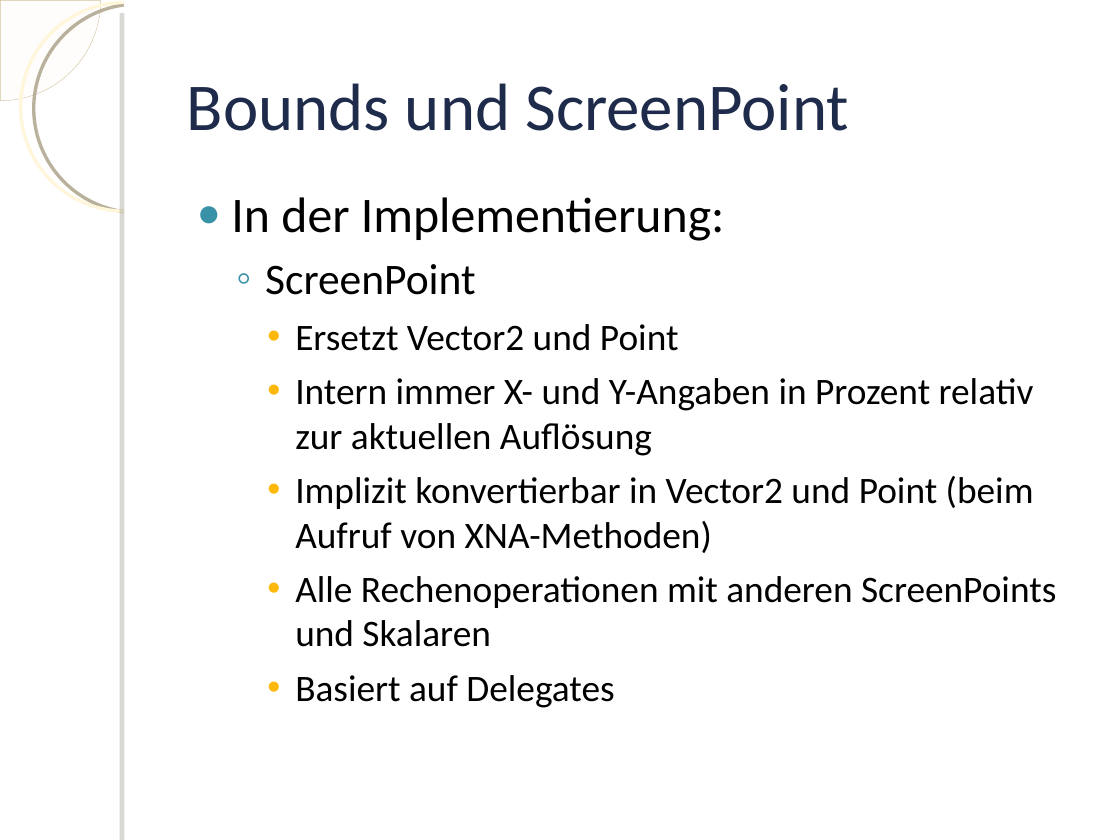
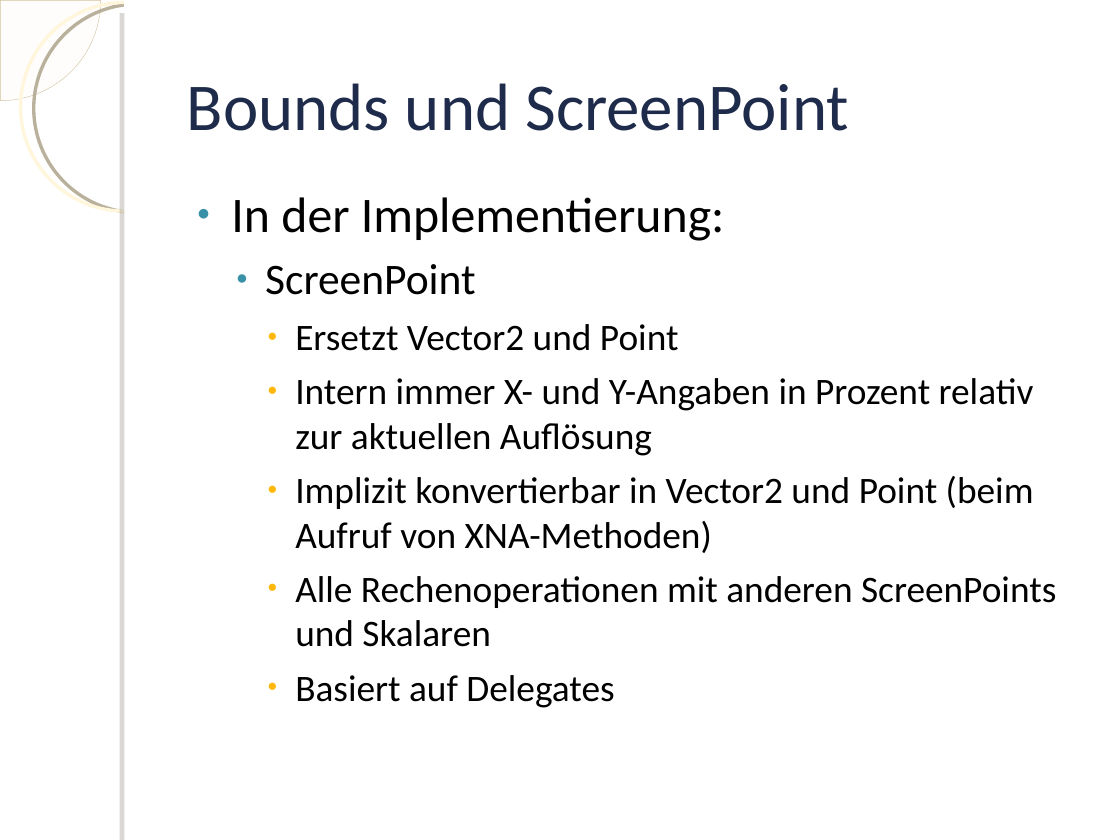
Before and after one commit to knot3/pse-knot, a slide deck: slide 6 of Implementierungsbericht/Praesentation.odp. Drawn at 1120x840 pixels with LibreOffice and Linux fonts; fonts in the diff are those of the drawing; background and template pictures are left out. Boxes give left, top, right and bottom in pixels: in the first picture for what was removed or moved away, otherwise in the second. Text is boxed around its words. In the diff, an @@ line names an element or a change of style, - is before the commit and + after.

```diff
--- a/Implementierungsbericht/Praesentation.odp
+++ b/Implementierungsbericht/Praesentation.odp
@@ text "In der Implementierung:" at box(231, 197, 1056, 708): bullet ◦ to ●; bullet • to ● @@
```
Also in this commit, not shown: 10 other slides changed, 1 other file.
